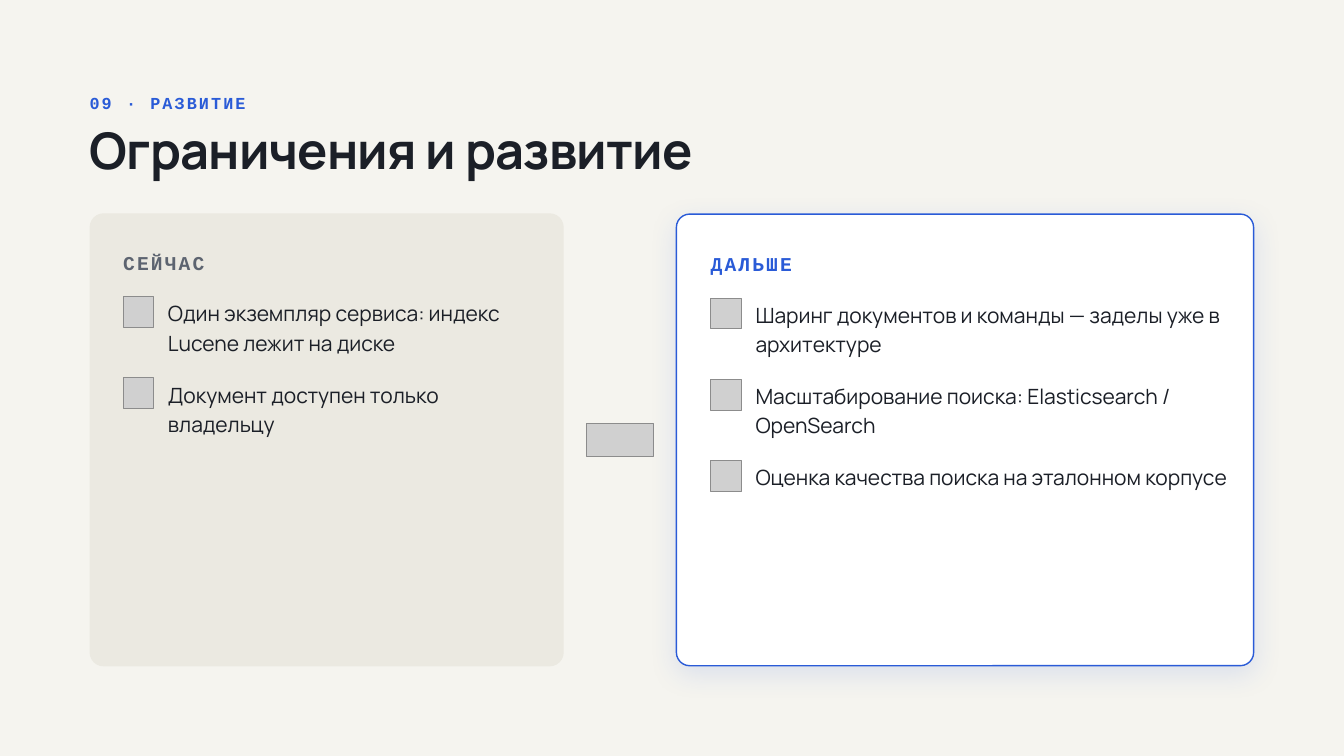
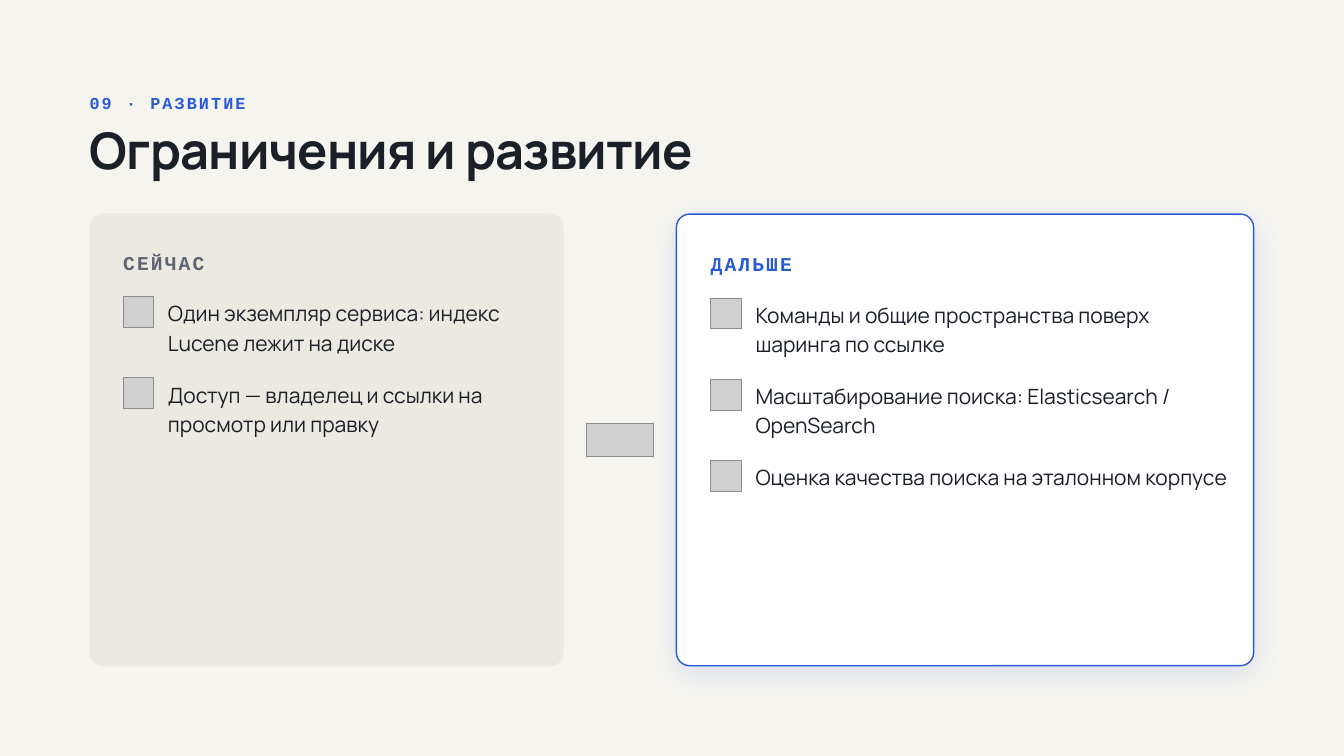
Before and after one commit to AlSovg/data-wiki, a slide deck: slide 9 of Data Wiki.pptx. Drawn at 1344x756 pixels with LibreOffice and Linux fonts; fonts in the diff are those of the drawing; grey boxes stand for pictures. Boxes give left, top, right and bottom in pixels: in the first picture for what was removed or moved away, otherwise in the second. Text is boxed around its words. In the diff, an @@ line names an element or a change of style, - is before the commit and + after.

```diff
--- a/Data Wiki.pptx
+++ b/Data Wiki.pptx
@@ text at [756, 307, 1149, 357]: text changed @@
-Шаринг документов и команды — заделы уже в архитектуре
+Команды и общие пространства поверх шаринга по ссылке
@@ text at [168, 388, 482, 437]: text changed @@
-Документ доступен только владельцу
+Доступ — владелец и ссылки на просмотр или правку
```
Also in this commit, not shown: 2 other slides changed.
